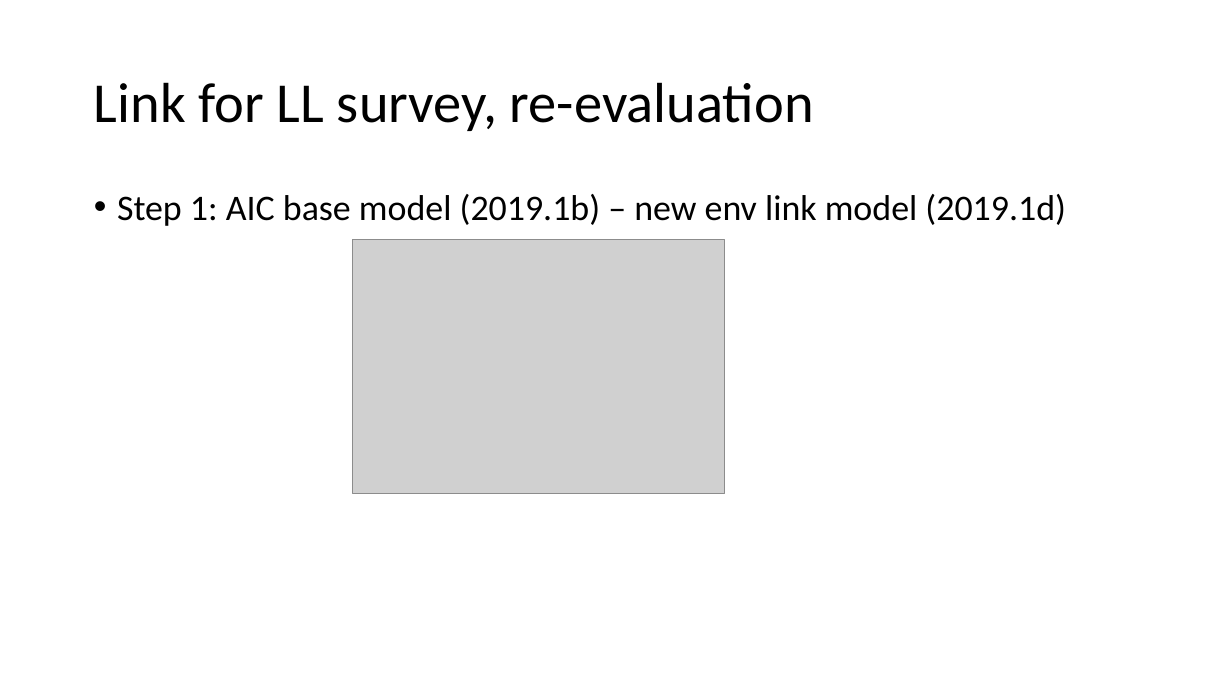
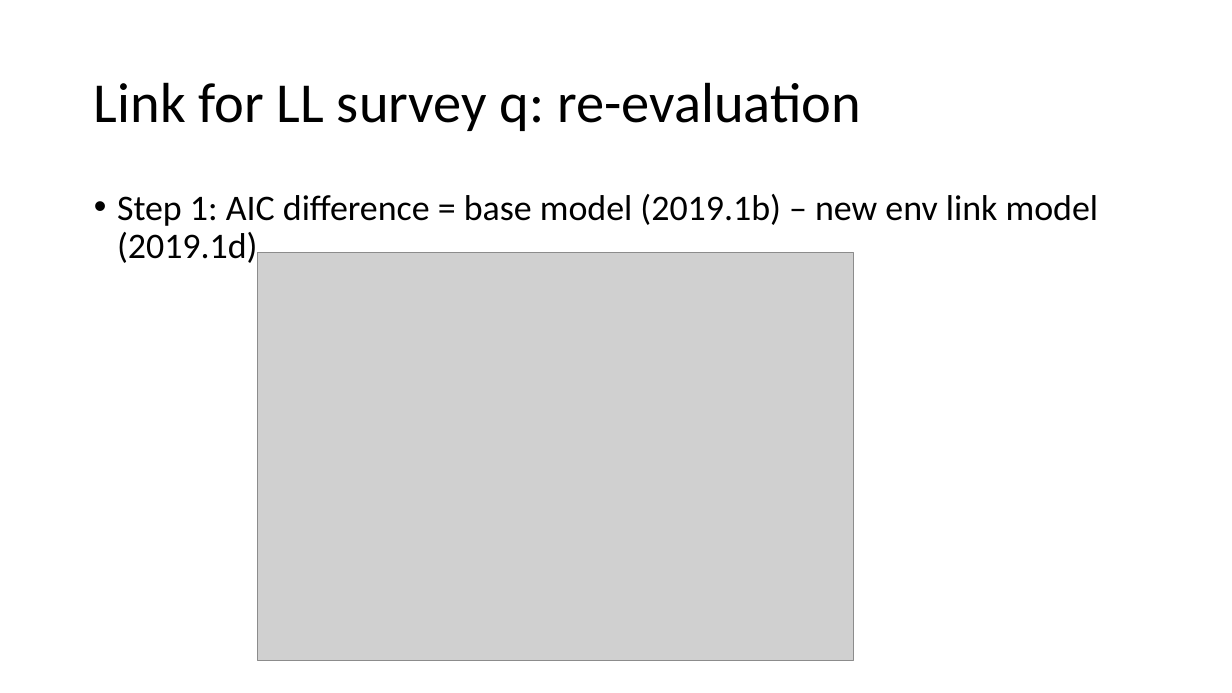
Before and after one commit to pete-hulson/goa_pcod, a slide deck: slide 11 of 2023/presentation/goa_pcod_sept23.pptx (slide 7 before the commit). Drawn at 1232x693 pixels with LibreOffice and Linux fonts; fonts in the diff are those of the drawing; grey boxes stand for pictures. Boxes give left, top, right and bottom in pixels: in the first picture for what was removed or moved away, otherwise in the second. Text is boxed around its words. In the diff, an @@ line names an element or a change of style, - is before the commit and + after.

```diff
--- a/2023/presentation/goa_pcod_sept23.pptx
+++ b/2023/presentation/goa_pcod_sept23.pptx
@@ title at (94, 82, 861, 131): text changed @@
-Link for LL survey, re-evaluation
+Link for LL survey q: re-evaluation
@@ text at (117, 194, 1099, 268): text changed @@
-• Step 1: AIC base model (2019.1b) – new env link model (2019.1d)
+• Step 1: AIC difference = base model (2019.1b) – new env link model (2019.1d)
@@ picture added at (258, 252, 854, 660) @@
@@ picture removed at (353, 240, 725, 494) @@
```
Also in this commit, not shown: 9 other slides changed, 12 slides added, 5 other files.
